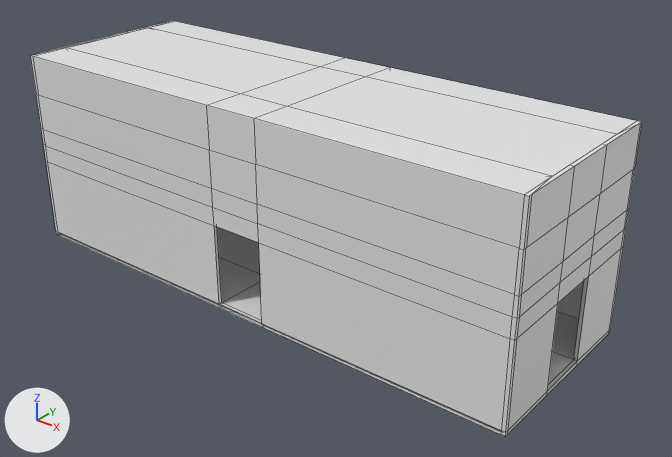
One commit to the OBJ model Site-13-V2/Assets/SCPAssets/Models/Constructions/Site-13/Zone0/Hallways/Hallway-00.obj: the scene before it, then after it.
The view is the same before and after, from a camera (50 mm lens) standing at (14.56, -16.93, 12.22) and looking at (0.92, 0.13, 1.64). The axes (+X, +Y, +Z) are drawn at lower left. The lights are the same throughout. Mesh edges are drawn as thin lines. Materials are left out; every surface is plain grey. Where no turn or scale is listed for an object, it has been applied to the vertices.

Objects in the first picture: 'Hallway-00'.
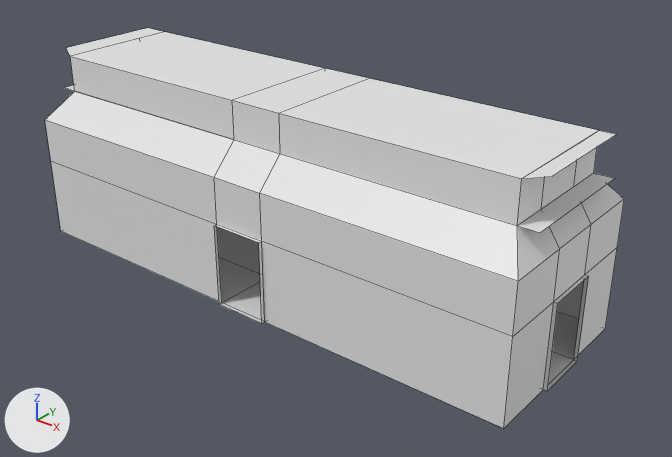
Pixel boxes [x1, y1, x2, y2] of what changed, in the pictures (672 x 457 px):
```json
{"object": "Hallway-00", "change": "reshaped", "before": [31, 21, 642, 437], "after": [45, 28, 624, 428]}
{"part": 1, "of": "me_hallway_00", "change": "deleted", "before": [31, 21, 642, 437]}
```

The change, as JSON lines over the scene's bpy script:
```json
{"block": "me_hallway_00", "where": "# used by ob_hallway_00; location = (0.0, 0.0, 0.0)"}
{"op": "remove", "block": "me_hallway_00", "code": "me_hallway_00.from_pydata(...)  # 236 vertices, 234 faces; spans x -7.6..7.6, y -2.6..2.6, z -0.1..5.4"}
{"op": "add", "block": "me_hallway_00", "code": "me_hallway_00.from_pydata(...)  # 88 vertices, 77 faces; spans x -7.6..7.6, y -2.6..2.6, z 0.0..5.4"}
{"block": "me_hallway_00", "change": "me_hallway_00 part 1"}
{"block": "me_hallway_00", "change": "148 vertices are removed from x -7.6..7.6, y -2.6..2.6, z -0.1..5.4"}
{"block": "me_hallway_00", "change": "157 faces are deleted"}
```
